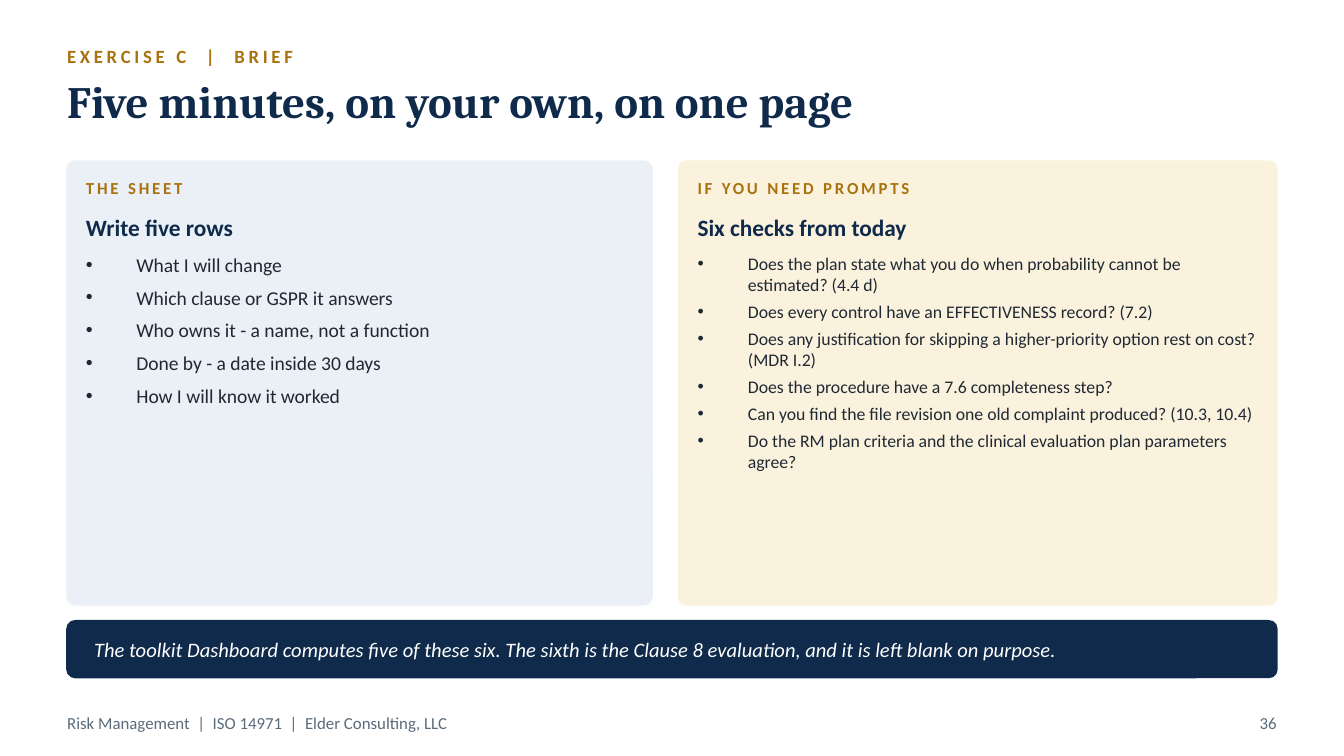
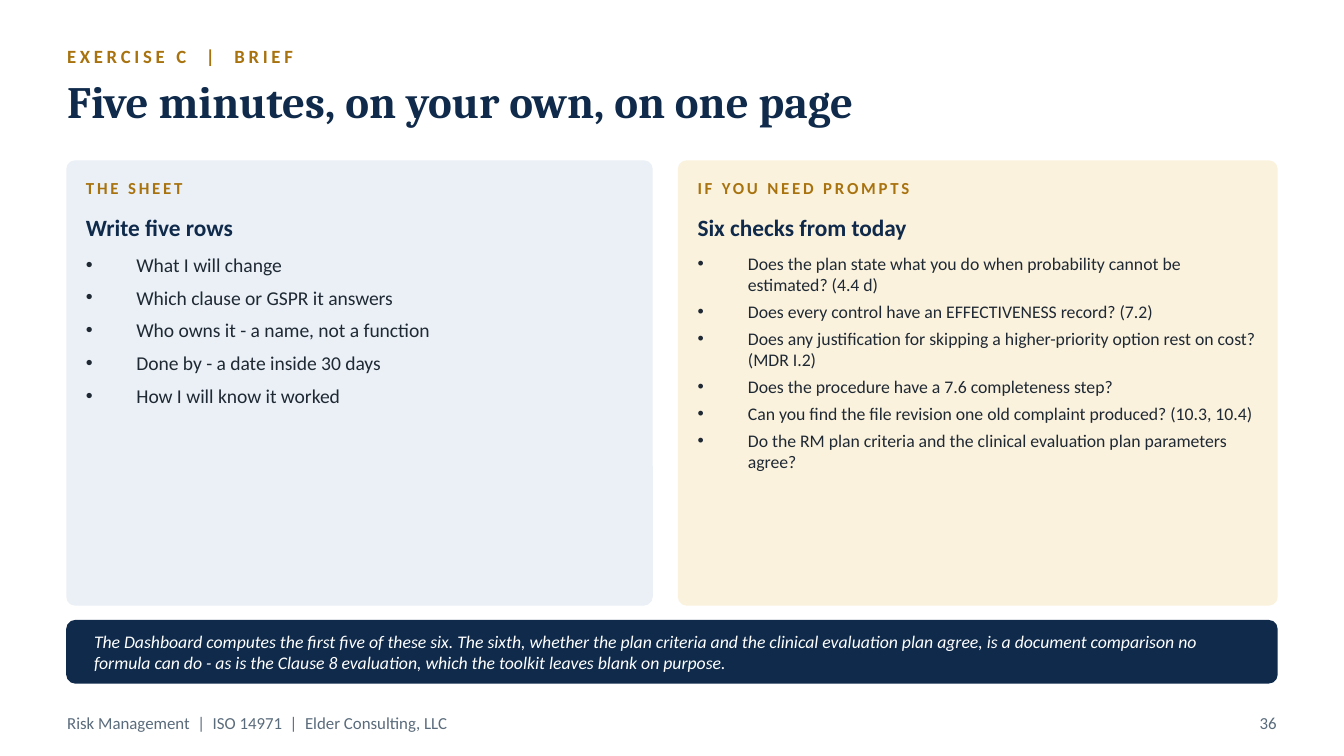
Before and after one commit to Jordantelder/my-website, a slide deck: slide 36 of seminars/iso-14971-risk-management/ISO-14971-Risk-Management-Workshop.pptx. Drawn at 1344x756 pixels with LibreOffice and Linux fonts; fonts in the diff are those of the drawing. Boxes give left, top, right and bottom in pixels: in the first picture for what was removed or moved away, otherwise in the second. Text is boxed around its words. In the diff, an @@ line names an element or a change of style, - is before the commit and + after.

```diff
--- a/seminars/iso-14971-risk-management/ISO-14971-Risk-Management-Workshop.pptx
+++ b/seminars/iso-14971-risk-management/ISO-14971-Risk-Management-Workshop.pptx
@@ rounded rectangle resized from (x1=67, y1=621, x2=1277, y2=677) to (x1=67, y1=621, x2=1277, y2=683) @@
@@ rounded rectangle at (x1=67, y1=621, x2=1277, y2=683): proportions changed @@
@@ text at (x1=94, y1=635, x2=1196, y2=672): text changed; size 11 to 9.5 pt @@
-The toolkit Dashboard computes five of these six. The sixth is the Clause 8 evaluation, and it is left blank on purpose.
+The Dashboard computes the first five of these six. The sixth, whether the plan criteria and the clinical evaluation plan agree, is a document comparison no formula can do - as is the Clause 8 evaluation, which the toolkit leaves blank on purpose.
```
Also in this commit, not shown: 1 other slide changed, 13 other files.
